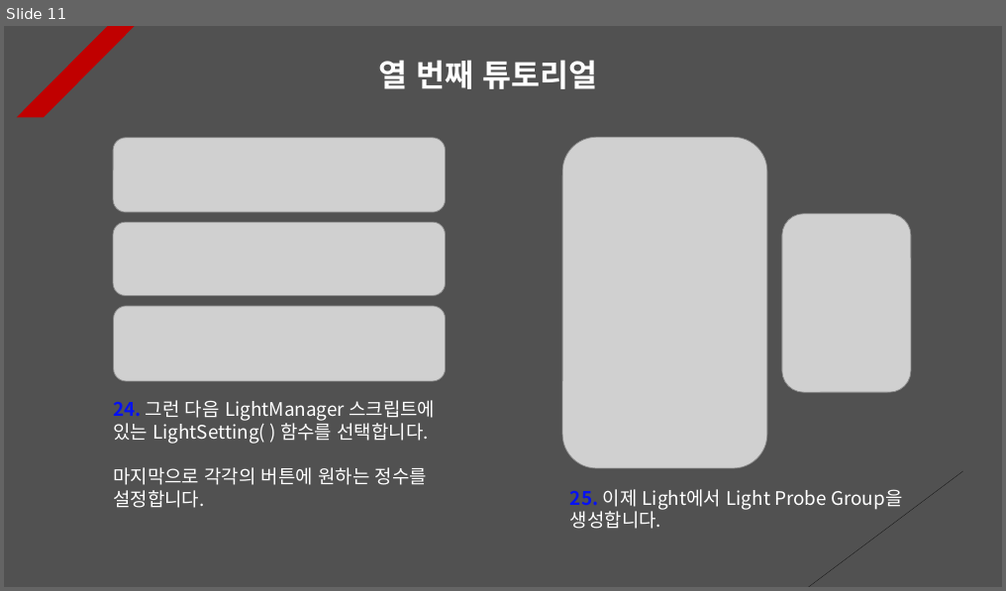
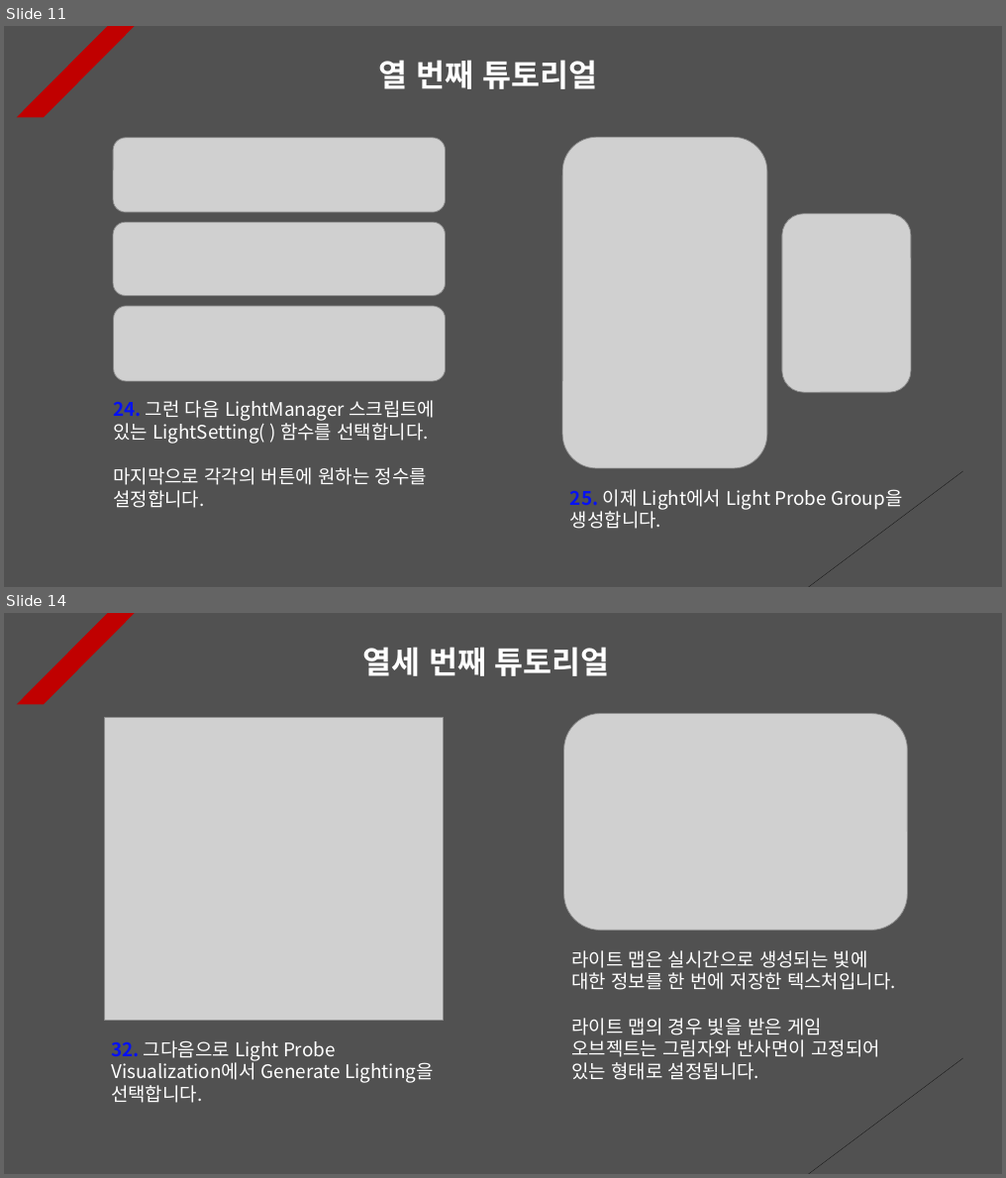
Before and after one commit to Unity2033/3D-UnityEngine, a slide deck: Assets/Class/Light/PPT Data/Light Example.pptx. Shown one above the other, each under a label of ours: slide 11 before the commit, slides 11 and 14 after it; the slides between them are not shown. The pictures are 1006x591 and 1006x1178 pixels, drawn with LibreOffice and Linux fonts; fonts in the diff are those of the drawing; grey boxes stand for pictures. Boxes give left, top, right and bottom in pixels: in the first picture for what was removed or moved away, otherwise in the second. Text is boxed around its words. In the diff, an @@ line names an element or a change of style, - is before the commit and + after.

Commit message:
Add light mapping
- Light Probe Settings and Light Map Settings

```diff
--- a/Assets/Class/Light/PPT Data/Light Example.pptx
+++ b/Assets/Class/Light/PPT Data/Light Example.pptx
@@ slide 14 added at [4,613,1002,1174], background #515151; not listed: 2 template elements that a slide beside it also shows @@
@@ text added at [362,647,610,676], 30 pt, text #FFFFFF, bold @@
+열세 번째 튜토리얼
@@ picture added at [104,717,443,1020] @@
@@ picture added at [564,713,908,930] @@
@@ text added at [571,951,896,1080], 18 pt, text #FFFFFF @@
+라이트 맵은 실시간으로 생성되는 빛에 대한 정보를 한 번에 저장한 텍스처입니다.
+라이트 맵의 경우 빛을 받은 게임 오브젝트는 그림자와 반사면이 고정되어 있는 형태로 설정됩니다.
@@ text added at [111,1041,434,1103], 18 pt, text #FFFFFF @@
+32. 그다음으로 Light Probe Visualization에서 Generate Lighting을 선택합니다.
```
Also in this commit, not shown: 2 other slides added, 23 other files.
